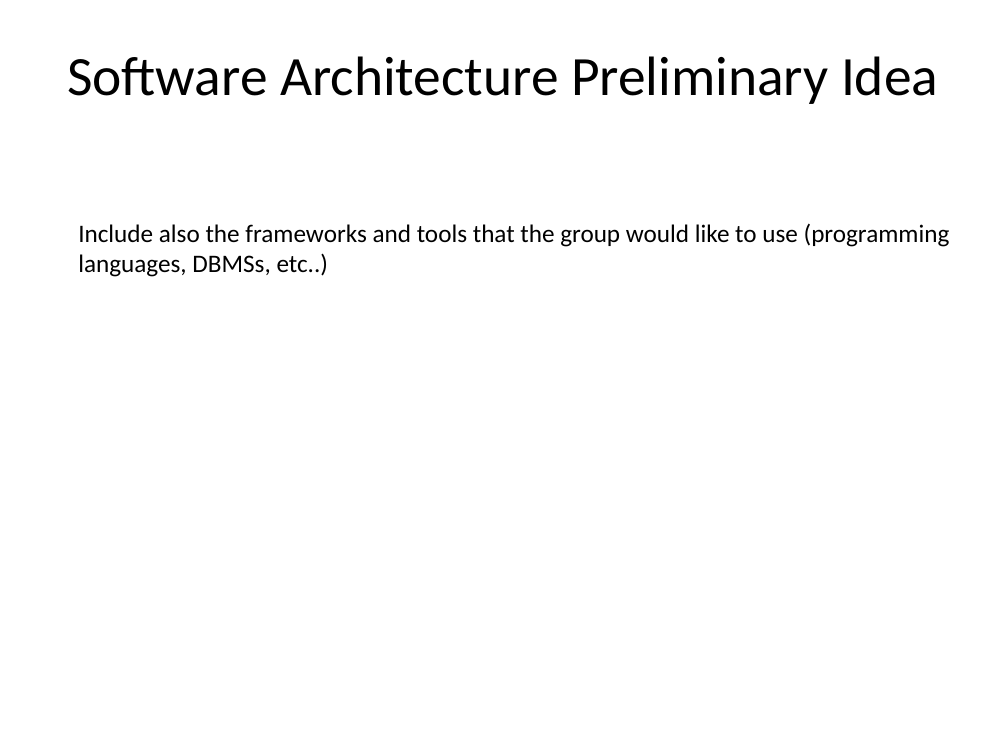
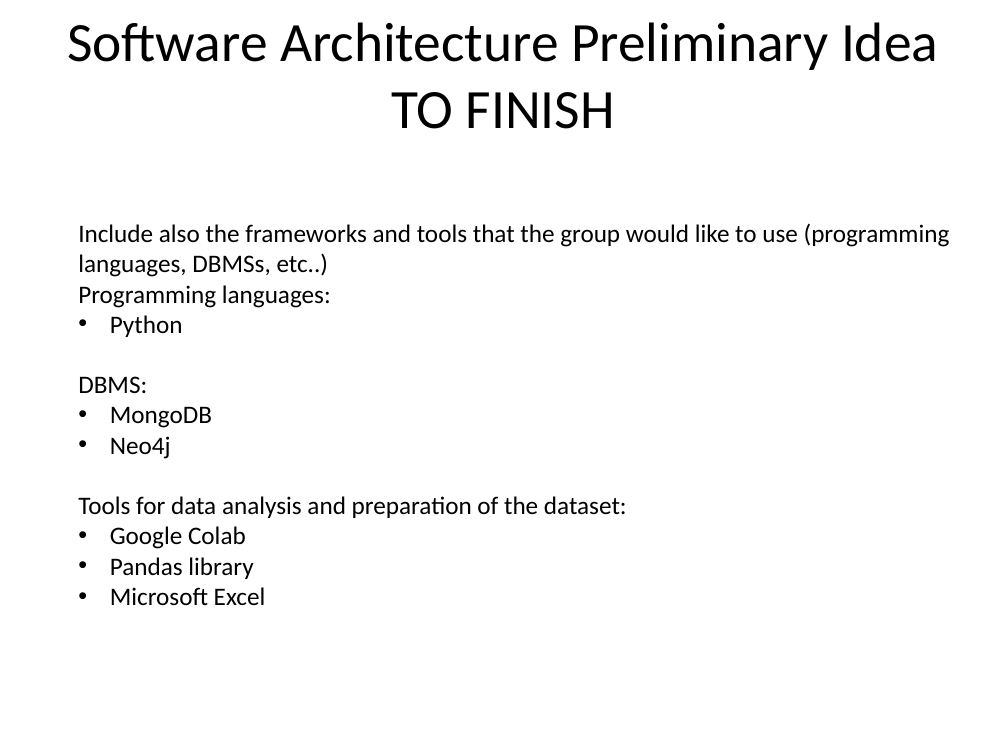
Before and after one commit to glmquint/RottenMovies, a slide deck: slide 8 of Presentazione.pptx. Drawn at 1008x756 pixels with LibreOffice and Linux fonts; fonts in the diff are those of the drawing; background and template pictures are left out. Boxes give left, top, right and bottom in pixels: in the first picture for what was removed or moved away, otherwise in the second. Text is boxed around its words. In the diff, an @@ line names an element or a change of style, - is before the commit and + after.

```diff
--- a/Presentazione.pptx
+++ b/Presentazione.pptx
@@ title at (x1=67, y1=22, x2=938, y2=129): text changed @@
-Software Architecture Preliminary Idea
+Software Architecture Preliminary Idea
+TO FINISH
@@ text at (x1=78, y1=285, x2=627, y2=605): paragraphs added @@
+Programming languages:
+• Python
+DBMS:
+• MongoDB
+• Neo4j
+Tools for data analysis and preparation of the dataset:
+• Google Colab
+• Pandas library
+• Microsoft Excel
```
Also in this commit, not shown: 2 other slides changed, 6 other files.
